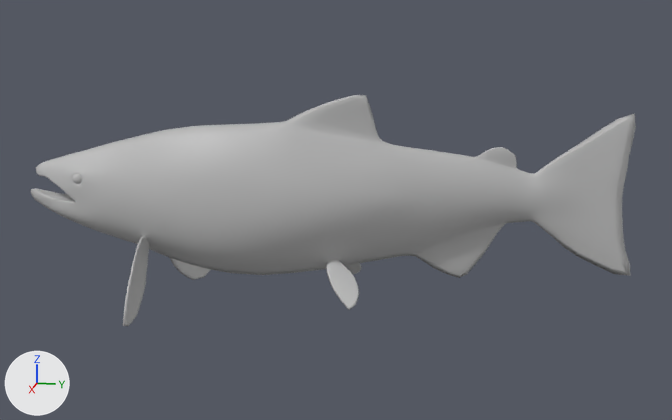
The FBX model FBXFiles/fish_idle.fbx: old version first, new version second.
Both versions are drawn from a 50 mm lens placed at (1.068, 0.231, 0.241), pointed at (0.012, 0.02, -0.023). Lighting does not change. The marker at lower left points along +X, +Y and +Z. Both versions are drawn at frame 4 of the action 'Take 001'; the numbers are the values there.

Names of what the first picture shows: 'salmon:chinook_salmon'.
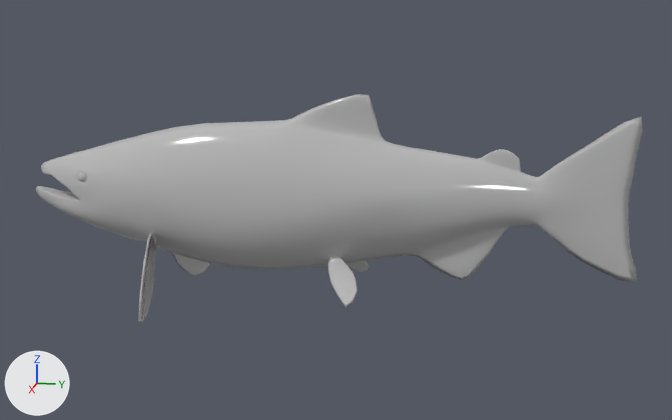
Changed parts and their boxes (x1, y1, x2, y2) in the pictures (672 x 420 px):
'salmon:chinook_salmon', posed: before (31, 95, 636, 326); after (36, 94, 643, 322)
bone 'salmon:center_root_bind_joint', root to tip: before (129, 194) to (107, 203); after (133, 192) to (115, 201)
bone 'salmon:center_spine_1_bind_joint', root to tip: before (174, 199) to (148, 212); after (180, 195) to (157, 209)
bone 'salmon:center_spine_2_bind_joint', root to tip: before (230, 202) to (213, 218); after (236, 199) to (217, 214)
bone 'salmon:center_spine_3_bind_joint', root to tip: before (293, 205) to (286, 223); after (298, 202) to (282, 219)
bone 'salmon:center_tail_1_bind_joint', root to tip: before (357, 205) to (358, 219); after (360, 203) to (352, 217)
bone 'salmon:center_tail_3_bind_joint', root to tip: before (469, 200) to (474, 211); after (472, 202) to (471, 213)
bone 'salmon:center_tail_4_bind_joint', root to tip: before (517, 199) to (519, 203); after (521, 203) to (521, 207)
bone 'salmon:center_tail_fin_2_bind_joint', root to tip: before (555, 201) to (559, 209); after (560, 205) to (562, 214)
bone 'salmon:center_tail_fin_3_bind_joint', root to tip: before (592, 202) to (595, 208); after (597, 206) to (600, 213)
bone 'salmon:center_neck_1_bind_joint', root to tip: before (129, 194) to (120, 199); after (133, 192) to (124, 197)

Edits to the bpy script that builds the scene:
```text
Change bone_salmon_center_root_bind_joint:
    where bone_salmon_center_root_bind_joint = bpy.data.objects['Armature'].pose.bones['salmon:center_root_bind_joint']  # child of 'salmon:Salmon_root_bind_joint'
    bone_salmon_center_root_bind_joint.location: (0.0, 1.7, 0.0) -> (0.0, 0.4, 0.0)
    bone_salmon_center_root_bind_joint.rotation_quaternion: (0.998, -0.001, 0.0, 0.064) -> (1.0, 0.0, 0.0, 0.017)  # degrees (0, 0, 7) -> degrees (0, 0, 2)
Change bone_salmon_center_spine_1_bind_joint:
    where bone_salmon_center_spine_1_bind_joint = bpy.data.objects['Armature'].pose.bones['salmon:center_spine_1_bind_joint']  # child of 'salmon:center_root_bind_joint'
    bone_salmon_center_spine_1_bind_joint.rotation_quaternion: (0.999, 0.0, -0.004, -0.039) -> (1.0, 0.0, -0.004, -0.01)  # degrees (0, 0, -4) -> degrees (0, 0, -1)
Change bone_salmon_center_spine_2_bind_joint:
    where bone_salmon_center_spine_2_bind_joint = bpy.data.objects['Armature'].pose.bones['salmon:center_spine_2_bind_joint']  # child of 'salmon:center_spine_1_bind_joint'
    bone_salmon_center_spine_2_bind_joint.rotation_quaternion: (0.999, 0.0, 0.002, -0.051) -> (1.0, 0.0, 0.002, -0.013)  # degrees (0, 0, -6) -> degrees (0, 0, -1)
Change bone_salmon_center_spine_3_bind_joint:
    where bone_salmon_center_spine_3_bind_joint = bpy.data.objects['Armature'].pose.bones['salmon:center_spine_3_bind_joint']  # child of 'salmon:center_spine_2_bind_joint'
    bone_salmon_center_spine_3_bind_joint.rotation_quaternion: (0.999, 0.0, 0.002, -0.045) -> (1.0, 0.0, 0.002, -0.012)  # degrees (0, 0, -5) -> degrees (0, 0, -1)
Change bone_salmon_center_tail_1_bind_joint:
    where bone_salmon_center_tail_1_bind_joint = bpy.data.objects['Armature'].pose.bones['salmon:center_tail_1_bind_joint']  # child of 'salmon:center_spine_3_bind_joint'
    bone_salmon_center_tail_1_bind_joint.rotation_quaternion: (1.0, 0.0, 0.001, -0.025) -> (1.0, 0.0, 0.001, -0.007)  # degrees (0, 0, -3) -> degrees (0, 0, -1)
Change bone_salmon_center_tail_3_bind_joint:
    where bone_salmon_center_tail_3_bind_joint = bpy.data.objects['Armature'].pose.bones['salmon:center_tail_3_bind_joint']  # child of 'salmon:center_tail_2_bind_joint'
    bone_salmon_center_tail_3_bind_joint.rotation_quaternion: (1.0, 0.0, 0.0, 0.015) -> (1.0, 0.0, 0.0, 0.004)  # degrees (0, 0, 2) -> degrees (0, 0, 0)
Change bone_salmon_center_tail_4_bind_joint:
    where bone_salmon_center_tail_4_bind_joint = bpy.data.objects['Armature'].pose.bones['salmon:center_tail_4_bind_joint']  # child of 'salmon:center_tail_3_bind_joint'
    bone_salmon_center_tail_4_bind_joint.rotation_quaternion: (1.0, 0.0, 0.0, 0.017) -> (1.0, 0.0, 0.0, 0.004)  # degrees (0, 0, 2) -> degrees (0, 0, 0)
Change bone_salmon_center_tail_fin_2_bind_joint:
    where bone_salmon_center_tail_fin_2_bind_joint = bpy.data.objects['Armature'].pose.bones['salmon:center_tail_fin_2_bind_joint']  # child of 'salmon:center_tail_fin_1_bind_joint'
    bone_salmon_center_tail_fin_2_bind_joint.rotation_quaternion: (1.0, 0.0, 0.0, 0.018) -> (1.0, 0.0, 0.0, 0.005)  # degrees (0, 0, 2) -> degrees (0, 0, 1)
Change bone_salmon_center_tail_fin_3_bind_joint:
    where bone_salmon_center_tail_fin_3_bind_joint = bpy.data.objects['Armature'].pose.bones['salmon:center_tail_fin_3_bind_joint']  # child of 'salmon:center_tail_fin_2_bind_joint'
    bone_salmon_center_tail_fin_3_bind_joint.rotation_quaternion: (1.0, 0.0, -0.001, 0.023) -> (1.0, 0.0, -0.001, 0.006)  # degrees (0, 0, 3) -> degrees (0, 0, 1)
Change bone_salmon_center_neck_1_bind_joint:
    where bone_salmon_center_neck_1_bind_joint = bpy.data.objects['Armature'].pose.bones['salmon:center_neck_1_bind_joint']  # child of 'salmon:center_root_bind_joint'
    bone_salmon_center_neck_1_bind_joint.rotation_quaternion: (0.998, 0.001, 0.0, -0.064) -> (1.0, 0.0, 0.0, -0.017)  # degrees (0, 0, -7) -> degrees (0, 0, -2)
```
